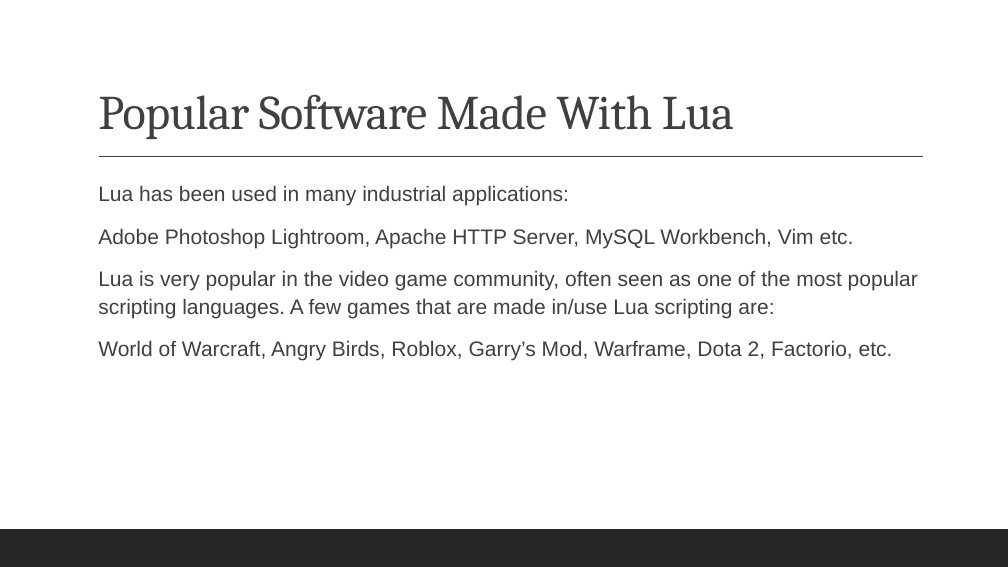
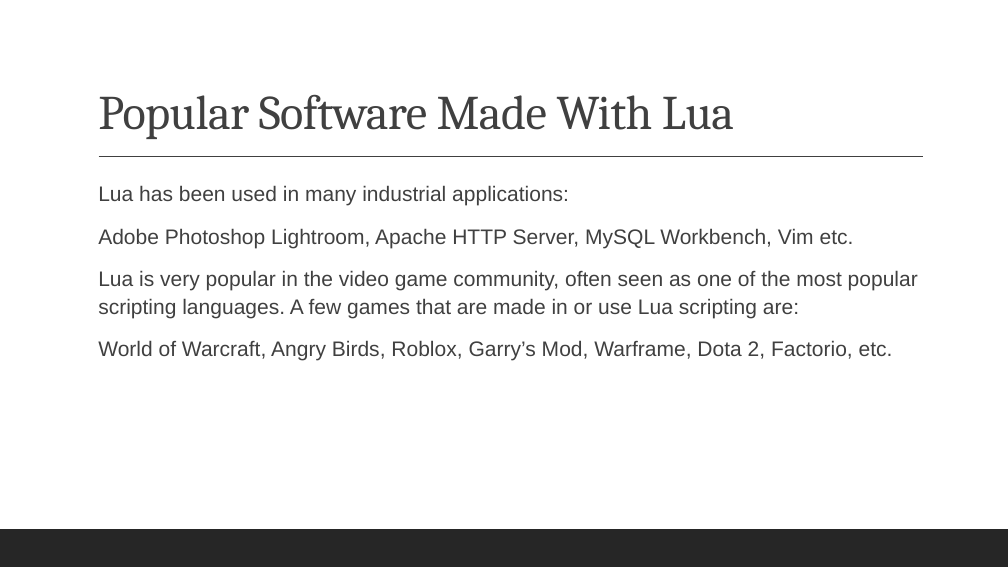
Before and after one commit to ethan-reinsborough/advweb-lua-project, a slide deck: slide 5 of Lua Presentation.pptx. Drawn at 1008x567 pixels with LibreOffice and Linux fonts; fonts in the diff are those of the drawing. Boxes give left, top, right and bottom in pixels: in the first picture for what was removed or moved away, otherwise in the second. Text is boxed around its words. In the diff, an @@ line names an element or a change of style, - is before the commit and + after.

Commit message:
Fixed typo in PowerPoint

```diff
--- a/Lua Presentation.pptx
+++ b/Lua Presentation.pptx
@@ text at [98, 270, 918, 318]: text changed @@
-  Lua is very popular in the video game community, often seen as one of the most popular scripting languages. A few games that are made in/use Lua scripting are:
+  Lua is very popular in the video game community, often seen as one of the most popular scripting languages. A few games that are made in or use Lua scripting are:
```
